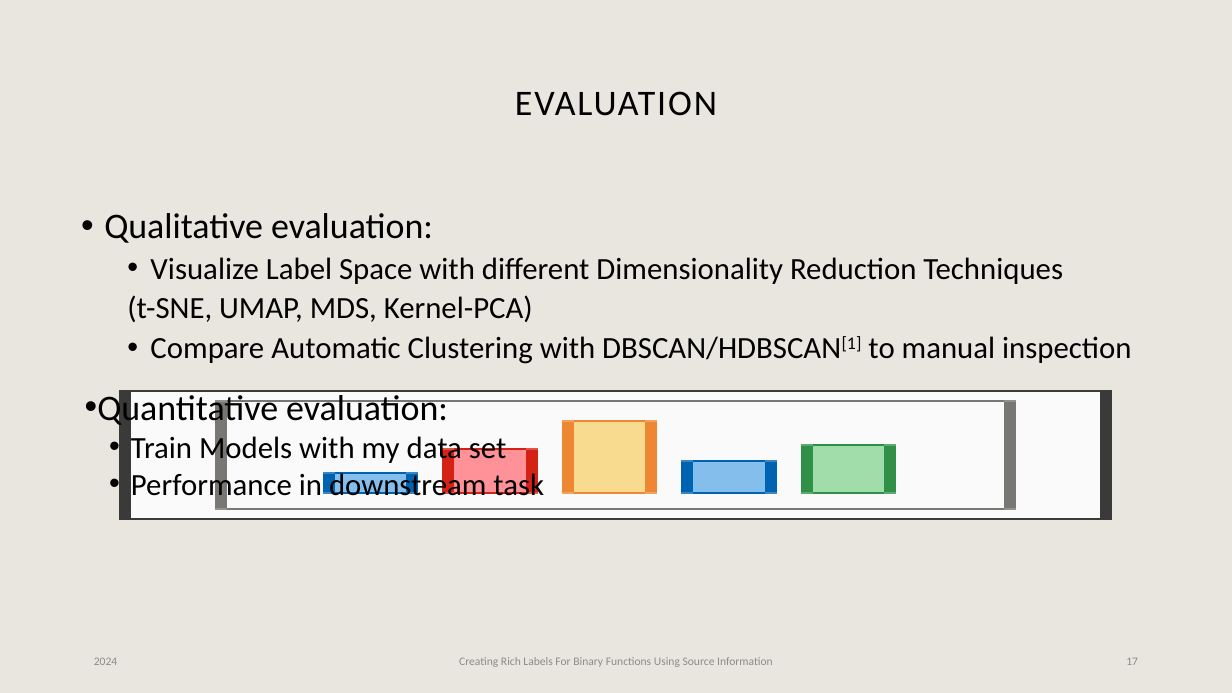
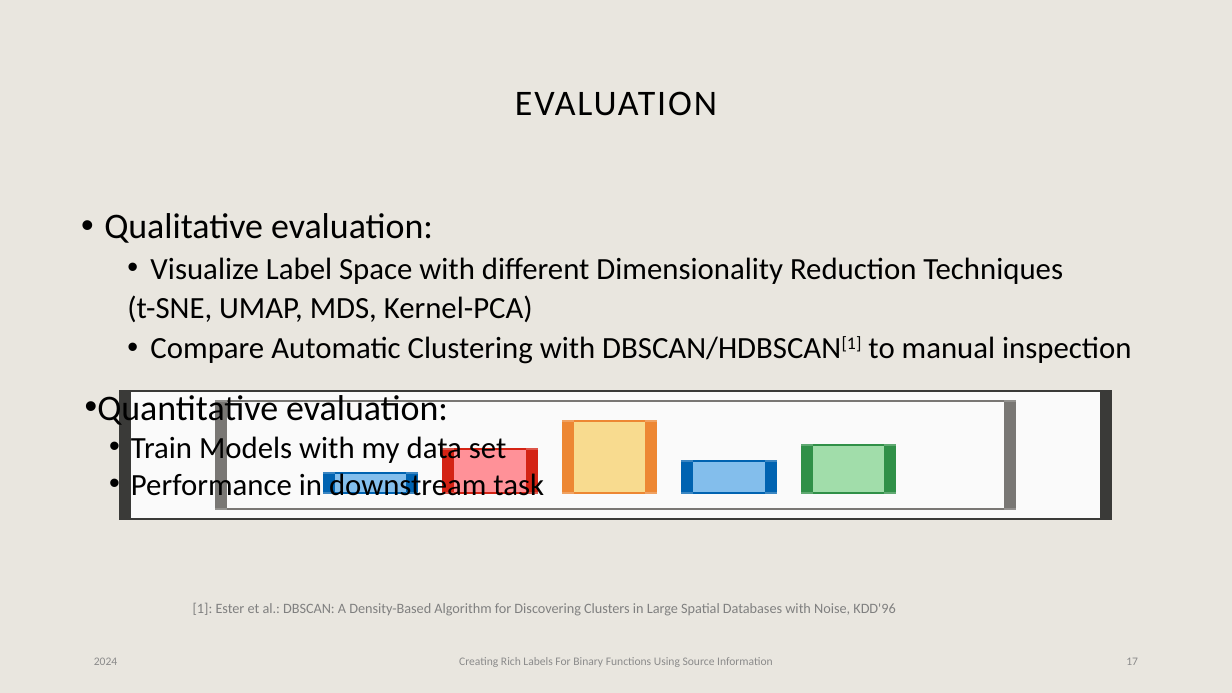
Before and after one commit to rubenmaria/bachelor-test, a slide deck: slide 17 of pitch-pp/C2Vec.pptx. Drawn at 1232x693 pixels with LibreOffice and Linux fonts; fonts in the diff are those of the drawing. Boxes give left, top, right and bottom in pixels: in the first picture for what was removed or moved away, otherwise in the second. Text is boxed around its words. In the diff, an @@ line names an element or a change of style, - is before the commit and + after.

Commit message:
finished powerpoint

```diff
--- a/pitch-pp/C2Vec.pptx
+++ b/pitch-pp/C2Vec.pptx
@@ text added at (x1=193, y1=603, x2=895, y2=616), 11.1 pt, text #808080 @@
+[1]: Ester et al.: DBSCAN: A Density-Based Algorithm for Discovering Clusters in Large Spatial Databases with Noise, KDD'96
```
Also in this commit, not shown: 3 other slides changed, 12 other files.
